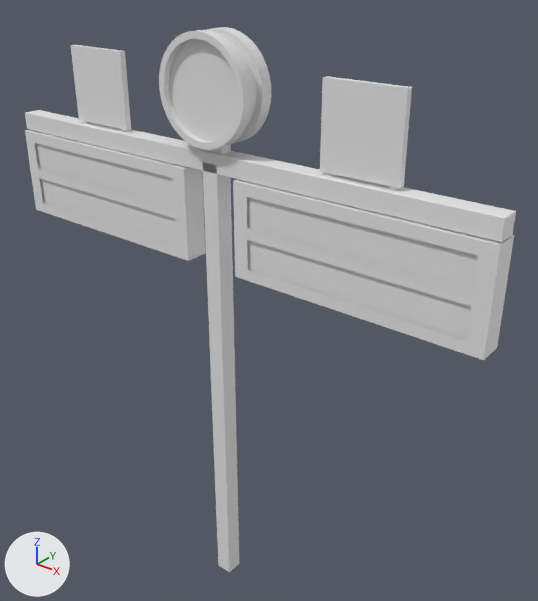
The Blender file Blenderdata/Gleisschilder/zuganzeige.blend, before and after one commit.
Both versions are drawn from a 50 mm camera at (3.69, -3.98, 5.47) aimed at (0.21, 0.36, 2.78). The lights are fixed; the arrows at lower left show +X, +Y and +Z. The same objects are shown in both versions, whatever each file hides.

The scene before the commit, as lines of its bpy script (objects in view):
```python
ob_nummer_l = bpy.data.objects.new('Nummer L', me_würfel_007)
ob_nummer_l.location = (-1.243, 0.0, 4.396)
ob_nummer_l.scale = (0.3, 0.025, 0.3)
ob_nummer_r = bpy.data.objects.new('Nummer R', me_würfel_006)
ob_nummer_r.location = (1.247, 0.0, 4.396)
ob_nummer_r.scale = (0.3, 0.025, 0.3)
ob_würfel_001 = bpy.data.objects.new('Würfel.001', me_würfel_002)
ob_würfel_001.location = (0.0, 0.0, 2.0)
ob_würfel_001.scale = (1.0, 1.0, 26.7)
ob_würfel_003 = bpy.data.objects.new('Würfel.003', me_würfel_009)
ob_würfel_003.location = (0.0, 0.0, 4.0)
ob_würfel_003.rotation_euler = (0.0, 1.571, 0.0)  # degrees (0, 90, 0)
ob_würfel_003.scale = (1.0, 1.0, 30.0)
ob_zuganzeige_außen = bpy.data.objects.new('Zuganzeige außen', me_würfel_001)
ob_zuganzeige_außen.location = (-1.243, 0.0, 3.543)
ob_zuganzeige_außen.scale = (1.0, 0.1, 0.375)
ob_zuganzeige_außen_001 = bpy.data.objects.new('Zuganzeige außen.001', me_würfel_005)
ob_zuganzeige_außen_001.location = (1.25, 0.0, 3.543)
ob_zuganzeige_außen_001.scale = (1.0, 0.1, 0.375)
ob_zuganzeige_innen = bpy.data.objects.new('Zuganzeige innen', me_würfel_003)
ob_zuganzeige_innen.location = (-1.243, 0.0, 3.543)
ob_zuganzeige_innen.scale = (0.95, 0.08, 0.315)
ob_zylinder_001 = bpy.data.objects.new('Zylinder.001', me_zylinder_001)
ob_zylinder_001.location = (0.0, 0.1, 4.517)
ob_zylinder_001.rotation_euler = (1.571, 0.0, 0.0)  # degrees (90, 0, 0)
ob_zylinder_001.scale = (1.0, 1.0, 0.333)
ob_zylinder_003 = bpy.data.objects.new('Zylinder.003', me_zylinder_003)
ob_zylinder_003.location = (0.0, 0.0, 4.517)
ob_zylinder_003.rotation_euler = (1.571, 0.0, 0.0)  # degrees (90, 0, 0)
ob_zylinder_003.scale = (0.876, 0.876, 0.667)
# also in view: 'Zuganzeige innen.001' at (1.25, 0.0, 3.54)
```
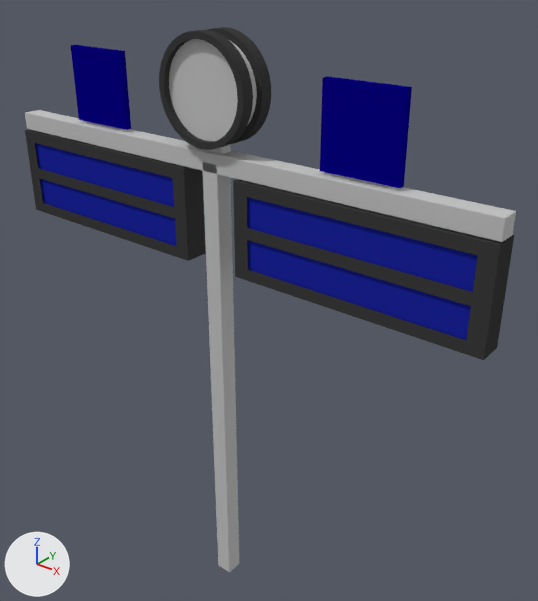
What differs and where, as boxes [x1, y1, x2, y2] in the pictures (538 x 601 px):
'Zuganzeige innen.001', recoloured (grey to blue): [247, 197, 478, 340] in both
'Zuganzeige außen.001', recoloured (grey to black): [233, 179, 514, 360] in both
'Würfel.003', recoloured: [25, 110, 516, 242] in both
'Würfel.001', recoloured: [202, 163, 239, 573] in both
'Nummer R', recoloured (grey to blue): [320, 76, 412, 188] in both
'Zuganzeige außen', recoloured (grey to black): [25, 130, 206, 261] in both
'Zuganzeige innen', recoloured (grey to blue): [35, 143, 176, 246] in both
'Zylinder.001', recoloured (grey to black): [159, 27, 271, 150] in both
'Nummer L', recoloured (grey to blue): [71, 45, 131, 130] in both

The edits, one by one:
In material 'Material' (mat_material), roughness goes from 0.4 to 0.5.
Material 'Material' (mat_material) is now built by diffuse_material('Material') instead of principled_material('Material').
Material 'Material' (mat_material) changes colour from white #e7e7e7 to blue #070087; in linear values from (0.8, 0.8, 0.8) to (0.00214, 0.0, 0.243).
Material 'blau' (mat_blau) is new.
Its base color is (0.0116, 0.0188, 0.357) (blue #1c25a1).
Material 'Material.005' (mat_material_005) is new.
Its base color is (0.047, 0.047, 0.047) (black #3d3d3d).
Material 'metall' (mat_metall) is new.
Its base color is (0.549, 0.549, 0.549) (light grey #c4c4c4).
me_würfel_002 has 24 vertices, 26 faces and spans x -0.075..0.075, y -0.075..0.075, z -0.075..0.075.
me_würfel_002 now uses material mat_metall (light grey #c4c4c4).
me_würfel_009 has 24 vertices, 26 faces and spans x -0.075..0.075, y -0.075..0.075, z -0.075..0.075.
me_würfel_009 now uses material mat_metall (light grey #c4c4c4).
me_zylinder_001 has 624 vertices, 476 faces and spans x -0.4..0.4, y -0.399..0.4, z -0.15..0.75.
me_zylinder_001 now uses material mat_material_005 (black #3d3d3d).
me_würfel_001 has 270 vertices, 204 faces and spans x -1.0..1.0, y -1.0..1.0, z -1.0..1.0.
me_würfel_001 now uses material mat_material_005 (black #3d3d3d).
me_würfel_003 has 8 vertices, 6 faces and spans x -1.0..1.0, y -1.0..1.0, z -1.0..1.0.
me_würfel_003 now uses material mat_blau (blue #1c25a1).
me_würfel_005 has 270 vertices, 204 faces and spans x -1.0..1.0, y -1.0..1.0, z -1.0..1.0.
me_würfel_005 now uses material mat_material_005 (black #3d3d3d).
me_würfel_004 has 8 vertices, 6 faces and spans x -1.0..1.0, y -1.0..1.0, z -1.0..1.0.
me_würfel_004 now uses material mat_blau (blue #1c25a1).
me_würfel_006 has 8 vertices, 6 faces and spans x -1.0..1.0, y -1.0..1.0, z -1.0..1.0.
me_würfel_006 now uses material mat_material (blue #070087).
